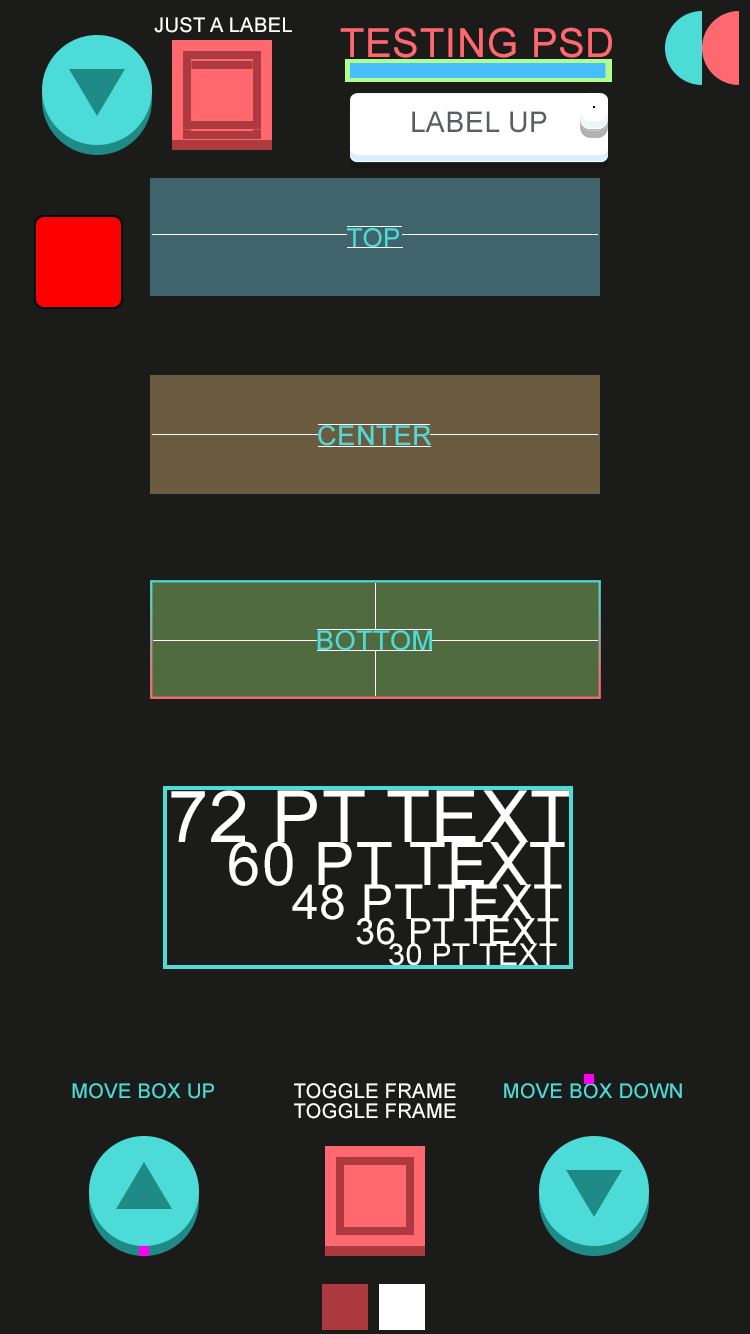
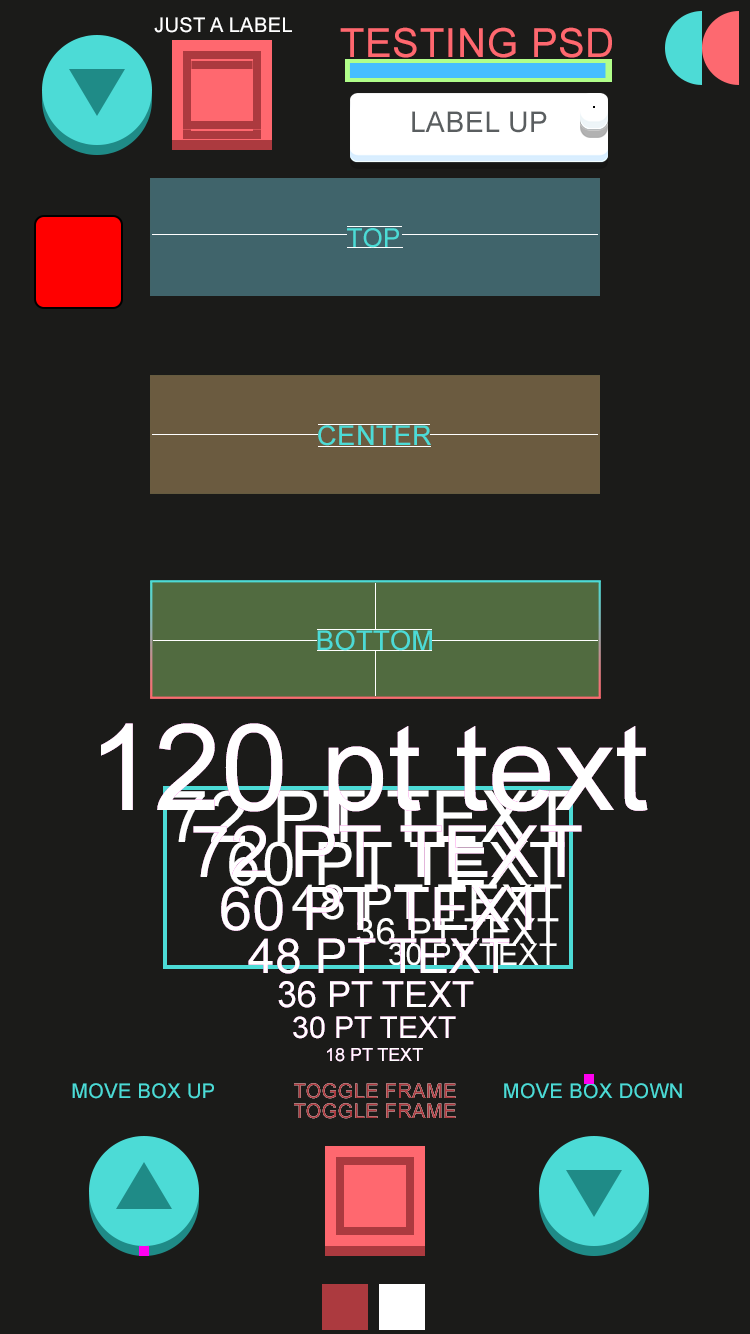
Layers edited between the first and the second 750px x 1334px image:
showed group "container_size_test" (8 layers) over [101, 723, 648, 1062]
renamed "text_square_off_up" to "square_off_up", showed it over [294, 1083, 456, 1099]
renamed "text_square_off_down" to "square_off_down", showed it over [294, 1103, 456, 1119]
